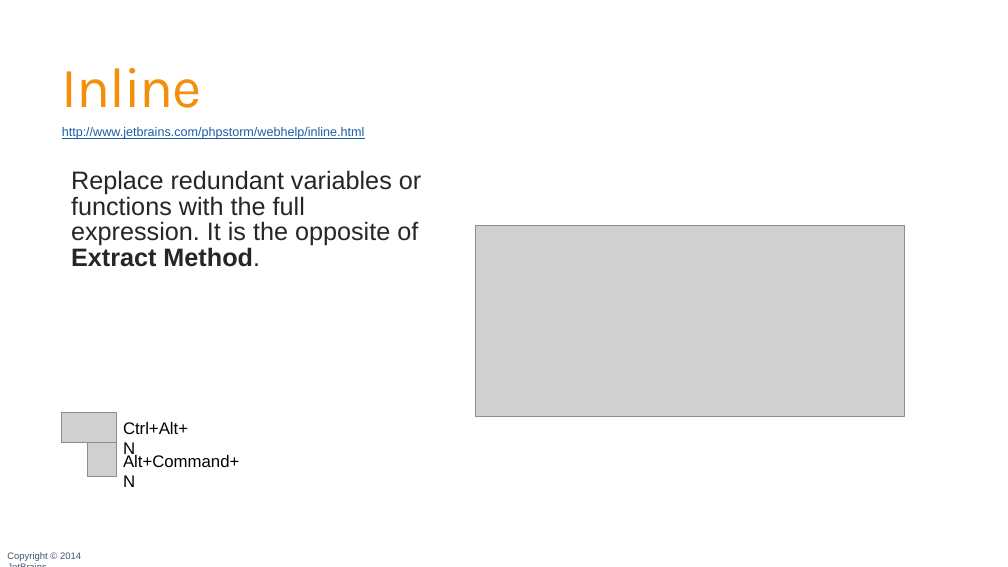
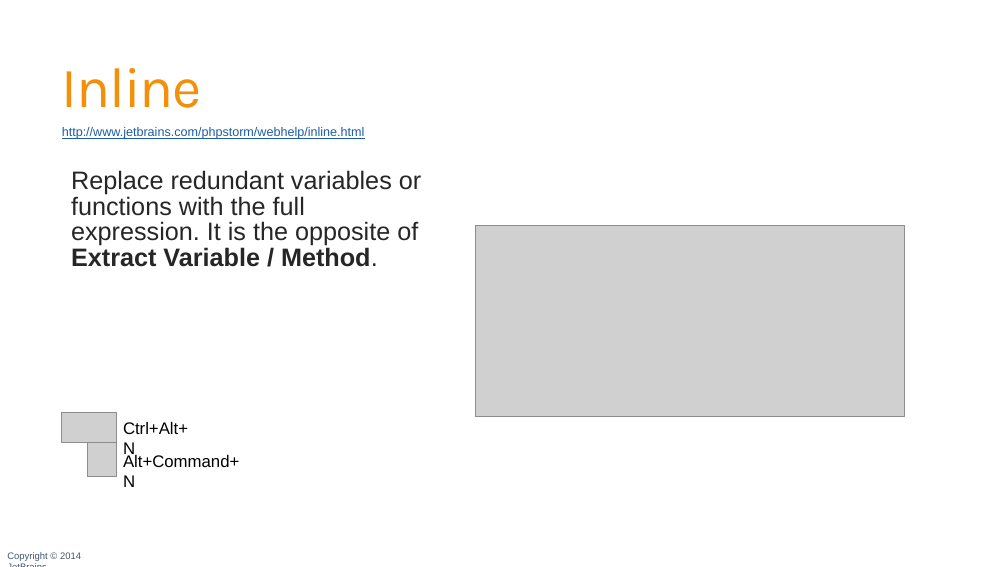
Before and after one commit to JetBrains/phpstorm-workshop, a slide deck: slide 68 of PhpStorm Workshop.pptx. Drawn at 1008x567 pixels with LibreOffice and Linux fonts; fonts in the diff are those of the drawing; grey boxes stand for pictures; background and template pictures are left out. Boxes give left, top, right and bottom in pixels: in the first picture for what was removed or moved away, otherwise in the second. Text is boxed around its words. In the diff, an @@ line names an element or a change of style, - is before the commit and + after.

Commit message:
Updated some typos in the slide deck

```diff
--- a/PhpStorm Workshop.pptx
+++ b/PhpStorm Workshop.pptx
@@ text at bbox=[71, 170, 421, 267]: text changed @@
-  Replace redundant variables or functions with the full expression. It is the opposite of Extract Method.
+  Replace redundant variables or functions with the full expression. It is the opposite of Extract Variable / Method.
```
Also in this commit, not shown: 3 other slides changed, 1 other file.
